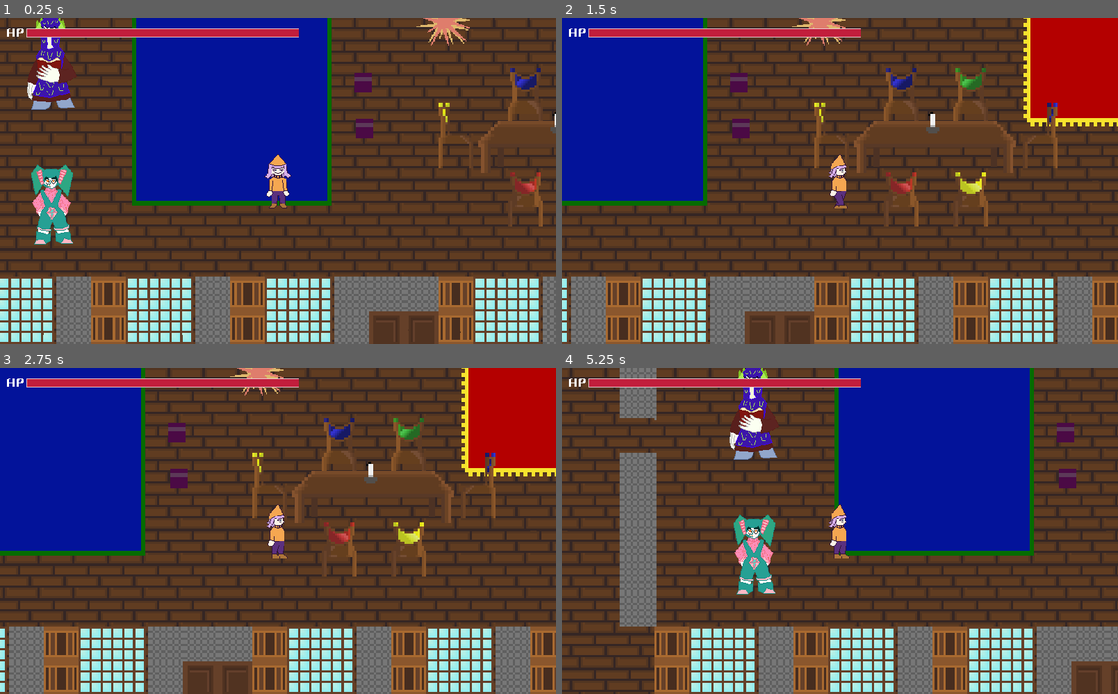
Above: before the commit, frames 1-4 (two rows, left to right).
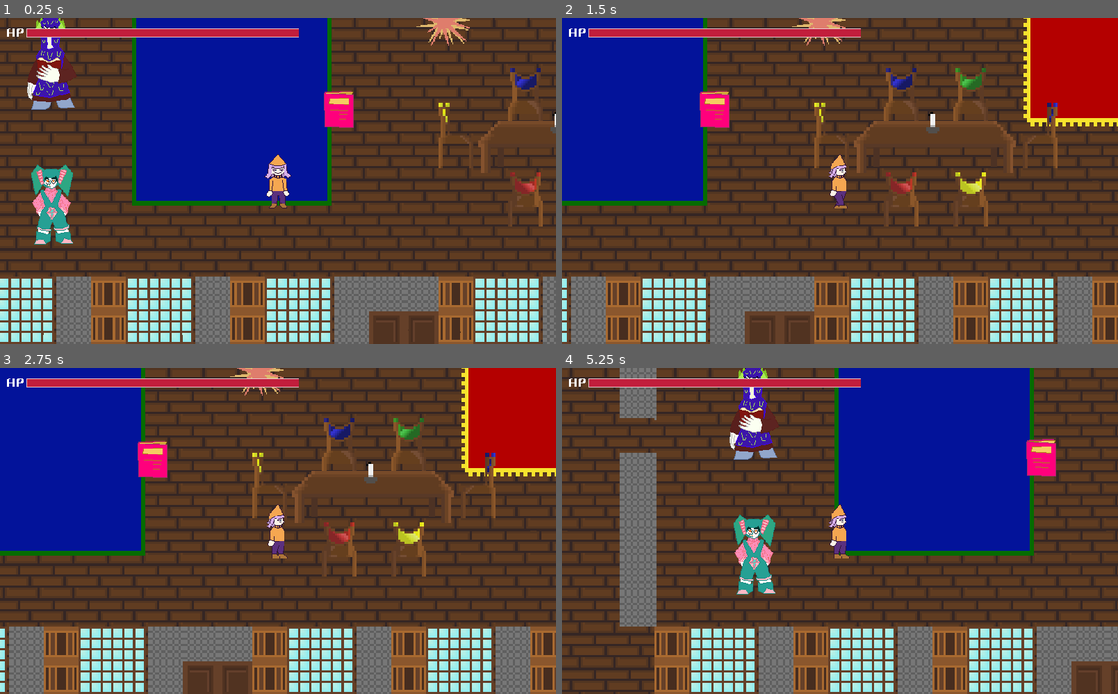
Above: after the commit, the same moments.

Repository: InKeaton/TheLibrarian
Game: Godot game, scene res://main.tscn
The game is run twice, just before and just after one commit, with the same random seed, the same clock (stepped at 60 frames per second) and the same inputs. Sound files missing from this copy of the repository are replaced by a short silence.
Inputs:
- Up to frame 1 (0.25 s): no input
- Up to frame 2 (1.5 s): hold Right (choice_right_down) from 0.53 s (still down); tap X (sprint) at 0.6 s; tap Z (talk) at 1.35 s
- Up to frame 3 (2.75 s): keep holding Right (choice_right_down); tap X (sprint) at 2.1 s
- Up to frame 4 (5.25 s): release Right (choice_right_down) at 2.78 s; hold Left (choice_left_up) 2.78-5.03 s; tap Z (talk) at 2.85, 4.35 s; tap X (sprint) at 3.6, 5.1 s; hold Right (choice_right_down) from 5.03 s (still down)

The runs differ from the first frame. In frame 1, 1.0% of the frame differs, in the area x 58-68%, y 16-37%; in frame 2, 1.0%; in frame 3, 1.0%; in frame 4, 1.0%, in the area x 83-93%, y 16-37%.

Commit message:
ADD: addeded animations to collectable

Diff:
--- /dev/null
+++ b/Collectable.gd
@@ -0,0 +1,16 @@
+extends StaticBody2D
+
+
+# Declare member variables here. Examples:
+# var a = 2
+# var b = "text"
+
+
+# Called when the node enters the scene tree for the first time.
+func _ready():
+	$AnimationPlayer.play("idle")
+
+func on_body_collected():
+	$AnimationPlayer.stop()
+	# yield(create_tween().tween_property(self, "modulate", Color("00ffffff"), 0.1), "finished")
+	self.queue_free()
--- /dev/null
+++ b/Collectable.tscn
@@ -0,0 +1,61 @@
+[gd_scene load_steps=6 format=2]
+
+[ext_resource path="res://_sprites/prps/book.png" type="Texture" id=1]
+[ext_resource path="res://Collectable.gd" type="Script" id=2]
+
+[sub_resource type="RectangleShape2D" id=1]
+extents = Vector2( 26, 33 )
+
+[sub_resource type="Animation" id=3]
+length = 0.001
+tracks/0/type = "value"
+tracks/0/path = NodePath(".:frame")
+tracks/0/interp = 1
+tracks/0/loop_wrap = true
+tracks/0/imported = false
+tracks/0/enabled = true
+tracks/0/keys = {
+"times": PoolRealArray( 0 ),
+"transitions": PoolRealArray( 1 ),
+"update": 0,
+"values": [ 0 ]
+}
+
+[sub_resource type="Animation" id=2]
+resource_name = "idle"
+length = 1.2
+loop = true
+step = 0.2
+tracks/0/type = "value"
+tracks/0/path = NodePath(".:frame")
+tracks/0/interp = 1
+tracks/0/loop_wrap = true
+tracks/0/imported = false
+tracks/0/enabled = true
+tracks/0/keys = {
+"times": PoolRealArray( 0, 0.2, 0.4, 0.6, 0.8, 1 ),
+"transitions": PoolRealArray( 1, 1, 1, 1, 1, 1 ),
+"update": 1,
+"values": [ 0, 1, 2, 3, 2, 1 ]
+}
+
+[node name="Collectable" type="StaticBody2D" groups=["collectable"]]
+position = Vector2( 273, 159 )
+script = ExtResource( 2 )
+__meta__ = {
+"_edit_group_": true
+}
+
+[node name="CollisionShape2D" type="CollisionShape2D" parent="."]
+position = Vector2( -1, 3 )
+shape = SubResource( 1 )
+
+[node name="Sprite" type="Sprite" parent="."]
+texture = ExtResource( 1 )
+hframes = 4
+region_rect = Rect2( 352, 23, 8, 9 )
+
+[node name="AnimationPlayer" type="AnimationPlayer" parent="."]
+root_node = NodePath("../Sprite")
+anims/RESET = SubResource( 3 )
+anims/idle = SubResource( 2 )
--- a/collectable.gd
+++ /dev/null
@@ -1,10 +0,0 @@
-extends StaticBody2D
-
-export  (String) var sprite_path
-
-# dovrò impostare sprite, dimensione hitbox, segnale da inviare alla distruzione
-func ready():
-	pass
-
-func on_body_collected():
-	self.queue_free()
--- a/collectable.tscn
+++ /dev/null
@@ -1,23 +0,0 @@
-[gd_scene load_steps=4 format=2]
-
-[ext_resource path="res://_assets/tileset_librarian_2.png" type="Texture" id=1]
-[ext_resource path="res://collectable.gd" type="Script" id=2]
-
-[sub_resource type="RectangleShape2D" id=1]
-extents = Vector2( 16, 18 )
-
-[node name="Collectable" type="StaticBody2D" groups=["collectable"]]
-position = Vector2( 273, 159 )
-script = ExtResource( 2 )
-__meta__ = {
-"_edit_group_": true
-}
-
-[node name="CollisionShape2D" type="CollisionShape2D" parent="."]
-shape = SubResource( 1 )
-
-[node name="Sprite" type="Sprite" parent="."]
-scale = Vector2( 4, 4 )
-texture = ExtResource( 1 )
-region_enabled = true
-region_rect = Rect2( 352, 23, 8, 9 )
--- a/main.tscn
+++ b/main.tscn
@@ -4,7 +4,7 @@
 [ext_resource path="res://Player/Player.tscn" type="PackedScene" id=2]
 [ext_resource path="res://NPC/NPC.tscn" type="PackedScene" id=3]
 [ext_resource path="res://HUD/HUD.tscn" type="PackedScene" id=4]
-[ext_resource path="res://collectable.tscn" type="PackedScene" id=5]
+[ext_resource path="res://Collectable.tscn" type="PackedScene" id=5]
 [ext_resource path="res://Dialogue/DialogueManager.tscn" type="PackedScene" id=6]
 [ext_resource path="res://Props/Damage.tscn" type="PackedScene" id=7]
 [ext_resource path="res://NPC/Madonna_data.tres" type="Resource" id=8]
@@ -89,11 +89,8 @@
 
 [node name="SaveManager" parent="." instance=ExtResource( 1 )]
 
-[node name="collectable" parent="." instance=ExtResource( 5 )]
-position = Vector2( 757, 219 )
-
-[node name="collectable2" parent="." instance=ExtResource( 5 )]
-position = Vector2( 760, 303 )
+[node name="Collectable" parent="." instance=ExtResource( 5 )]
+position = Vector2( 713, 267 )
 
 [connection signal="can_talk" from="Player" to="DialogueManager" method="_on_Player_can_talk"]
 [connection signal="change_choice" from="Player" to="DialogueManager" method="_on_Player_change_choice"]
Binary file added: _sprites/prps/book.png
Not shown, added: _sprites/prps/book.png.import
